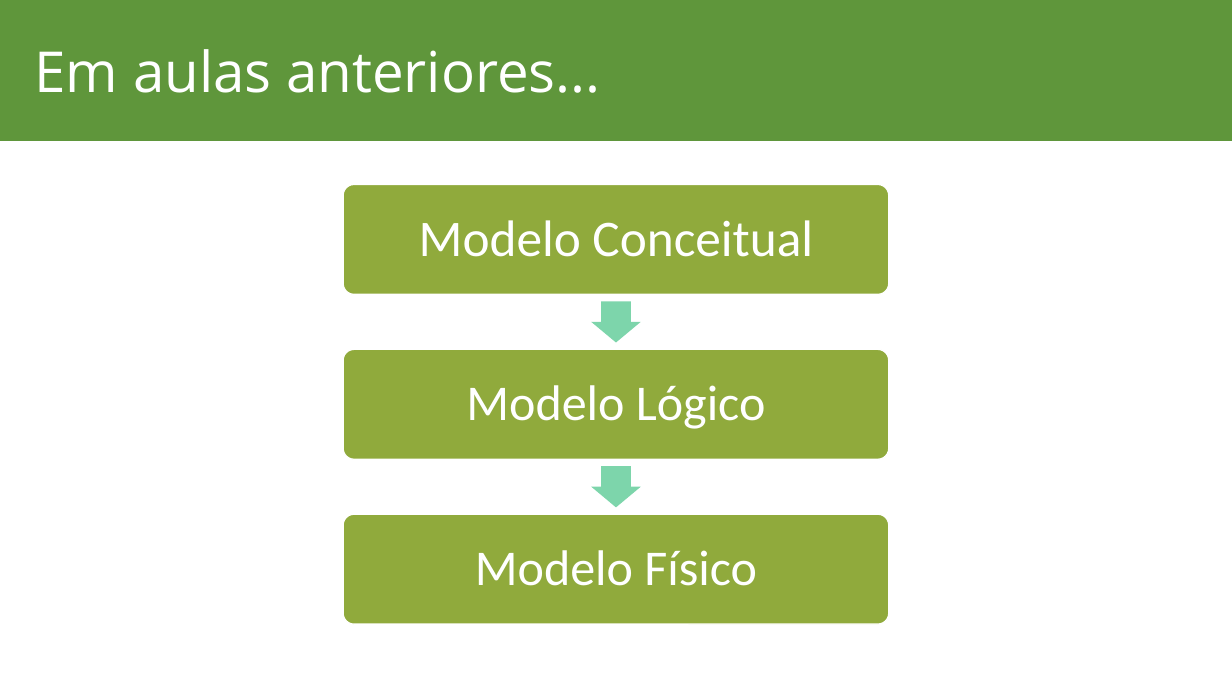
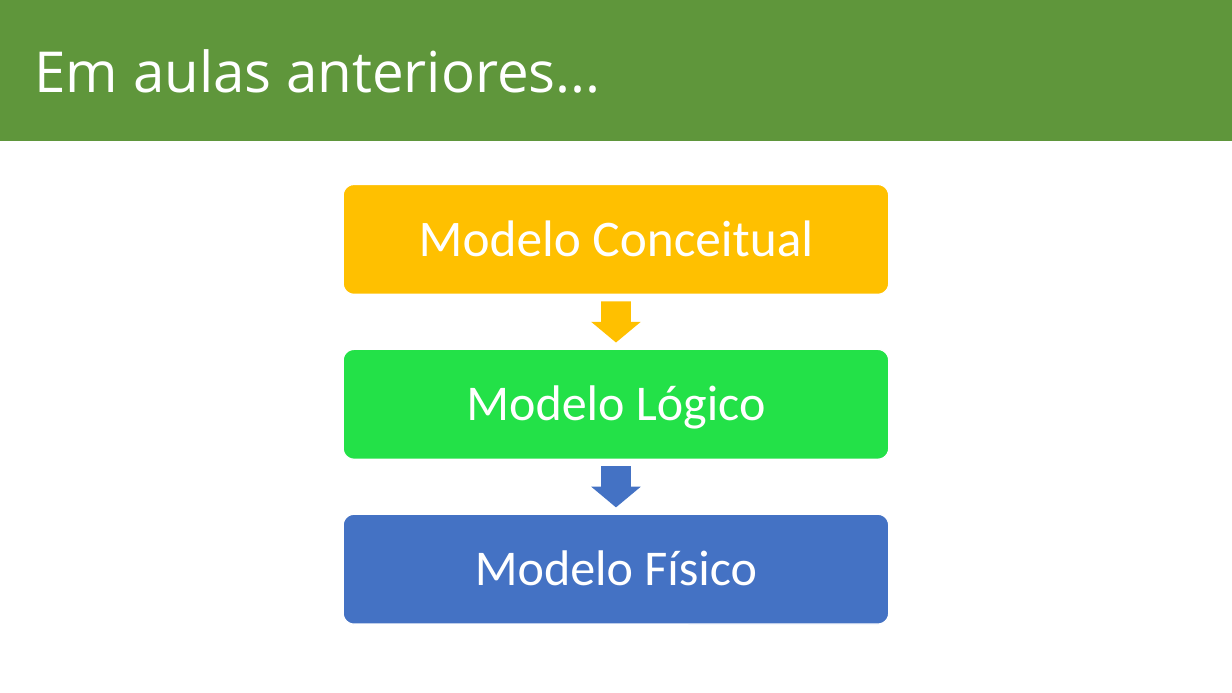
Before and after one commit to lucassoaresaraujo/aulas, a slide deck: slide 5 of Banco de Dados/Banco de Dados.pptx. Drawn at 1232x693 pixels with LibreOffice and Linux fonts; fonts in the diff are those of the drawing; background and template pictures are left out. Boxes give left, top, right and bottom in pixels: in the first picture for what was removed or moved away, otherwise in the second. Text is boxed around its words. In the diff, an @@ line names an element or a change of style, - is before the commit and + after.

```diff
--- a/Banco de Dados/Banco de Dados.pptx
+++ b/Banco de Dados/Banco de Dados.pptx
@@ rounded rectangle at (343,185,889,295): fill #90AA3C to #FFC000 @@
@@ right arrow at (591,302,641,343): fill #7DD5AB to #FFC000 @@
@@ rounded rectangle at (343,349,889,459): fill #90AA3C to #23E148 @@
@@ right arrow at (591,466,641,508): fill #7DD5AB to #4472C4 @@
@@ rounded rectangle at (343,515,889,625): fill #90AA3C to #4472C4 @@
```
Also in this commit, not shown: 5 other slides changed, 3 slides added, 1 slide removed, 1 other file.
